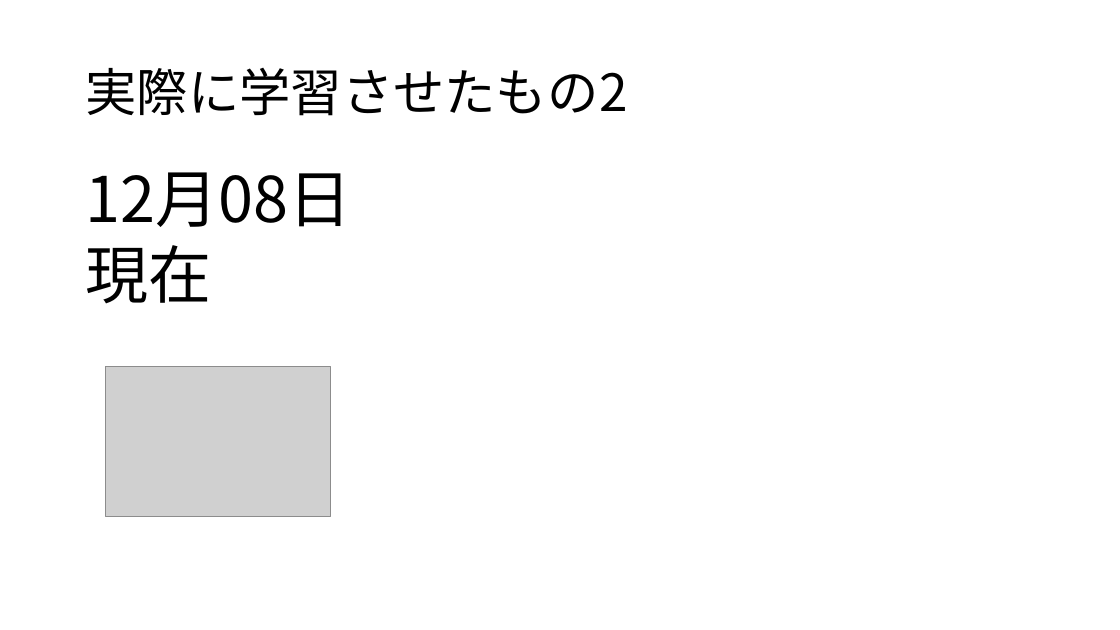
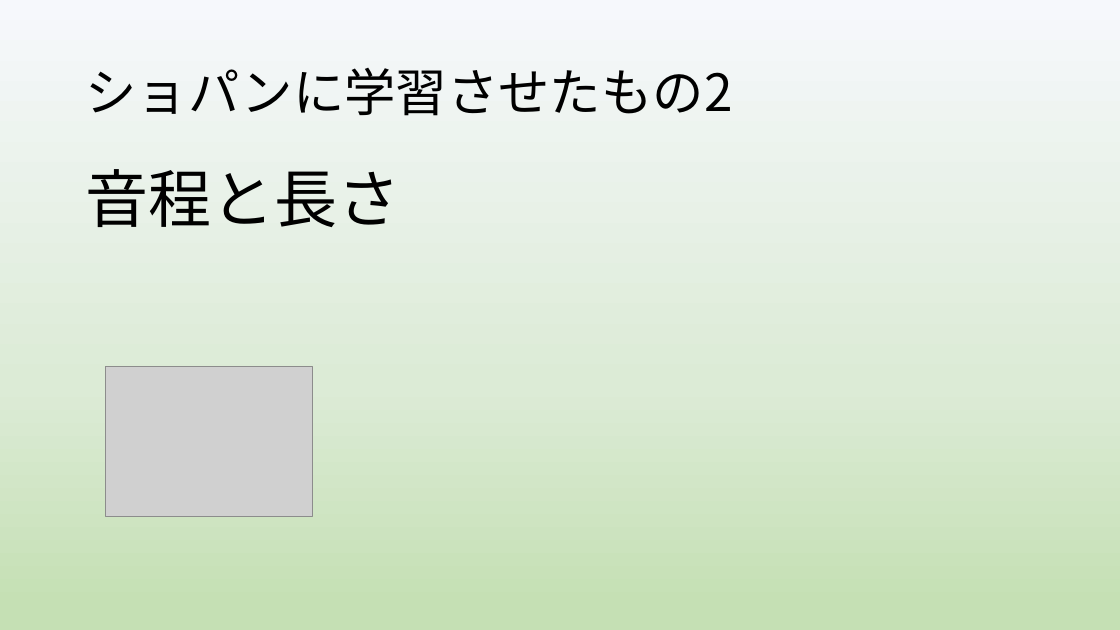
Before and after one commit to yoshitake266/bitComposer_prj, a slide deck: slide 8 of presentation/bit Composer2.pptx (slide 10 before the commit). Drawn at 1120x630 pixels with LibreOffice and Linux fonts; fonts in the diff are those of the drawing; grey boxes stand for pictures. Boxes give left, top, right and bottom in pixels: in the first picture for what was removed or moved away, otherwise in the second. Text is boxed around its words. In the diff, an @@ line names an element or a change of style, - is before the commit and + after.

```diff
--- a/presentation/bit Composer2.pptx
+++ b/presentation/bit Composer2.pptx
@@ background #FFFFFF to gradient #F6F8FC to #DCEBD6 to #C5E0B4 @@
@@ title at [85,68,733,116]: text changed @@
-実際に学習させたもの2
+ショパンに学習させたもの2
@@ text at [85,169,400,227]: text changed @@
-12月08日
-現在
+音程と長さ
@@ picture: place and size @@
-picture at [106,366,331,516]
+picture at [106,366,313,516]
```
Also in this commit, not shown: 8 other slides changed, 1 slide added, 7 slides removed.
